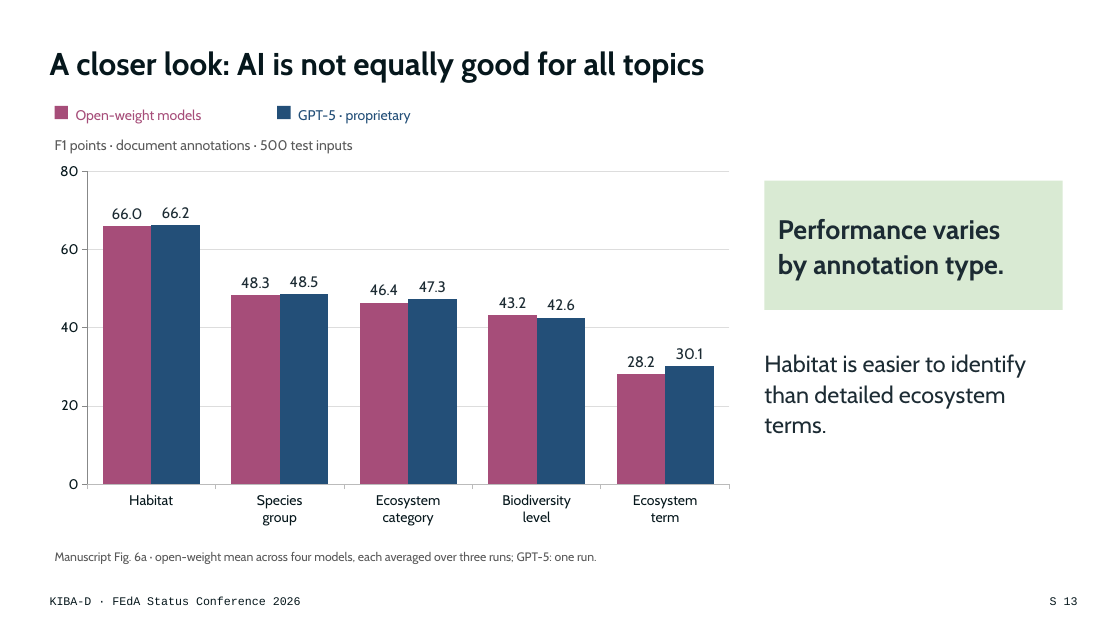
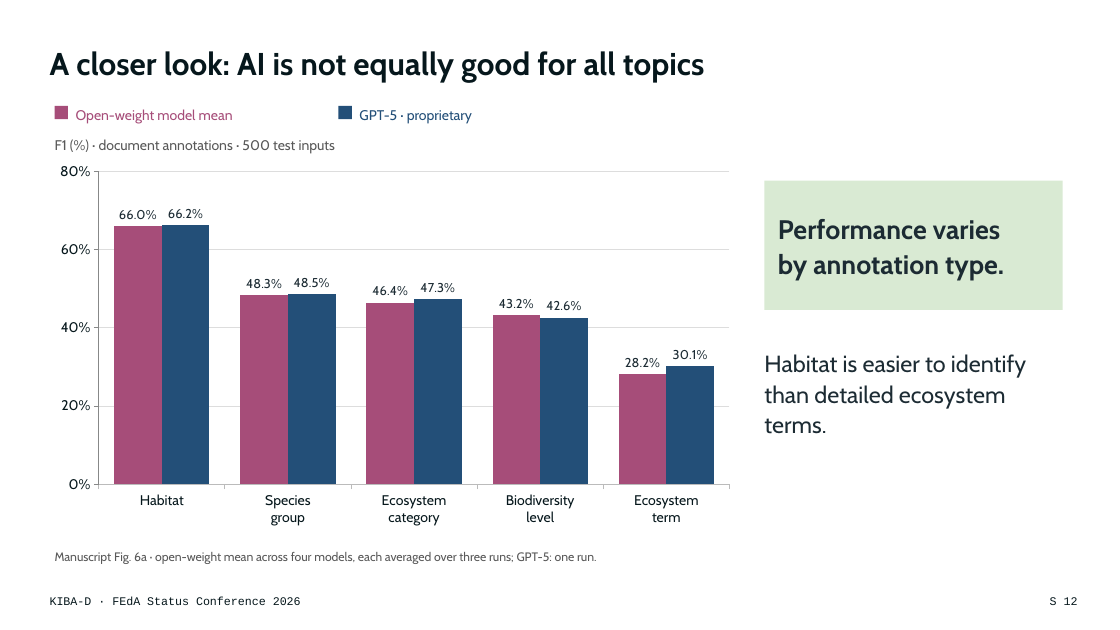
Before and after one commit to DFKI-NLP/kibad-llm, a slide deck: slide 12 of presentations/2026_feda_status_conference/KIBA-D_FEdA2026_Keynote.pptx (slide 13 before the commit). Drawn at 1120x630 pixels with LibreOffice and Linux fonts; fonts in the diff are those of the drawing. Boxes give left, top, right and bottom in pixels: in the first picture for what was removed or moved away, otherwise in the second. Text is boxed around its words. In the diff, an @@ line names an element or a change of style, - is before the commit and + after.

```diff
--- a/presentations/2026_feda_status_conference/KIBA-D_FEdA2026_Keynote.pptx
+++ b/presentations/2026_feda_status_conference/KIBA-D_FEdA2026_Keynote.pptx
@@ text at bbox=[76, 109, 233, 124]: text changed @@
-Open-weight models
+Open-weight model mean
@@ rectangle: place and size @@
-rectangle at bbox=[277, 106, 291, 119]
+rectangle at bbox=[339, 106, 352, 119]
@@ text "GPT-5 · proprietary": place and size @@
-text "GPT-5 · proprietary" at bbox=[298, 110, 411, 124]
+text "GPT-5 · proprietary" at bbox=[359, 110, 472, 124]
@@ text at bbox=[55, 139, 335, 154]: text changed @@
-F1 points · document annotations · 500 test inputs
+F1 (%) · document annotations · 500 test inputs
@@ column chart at bbox=[46, 155, 744, 534] @@
-Series 1: 66, 48.3, 46.4, 43.2, 28.2
+Series 1: 0.66, 0.483, 0.464, 0.432, 0.282
@@ data labels of Series 1 changed @@
-Series 2: 66.2, 48.5, 47.3, 42.6, 30.1
+Series 2: 0.662, 0.485, 0.473, 0.426, 0.301
@@ data labels of Series 2 changed @@
@@ value axis changed @@
@@ page number at bbox=[1050, 597, 1078, 605]: text changed @@
-S 13
+S 12
```
Also in this commit, not shown: 15 other slides changed, 1 other file.
